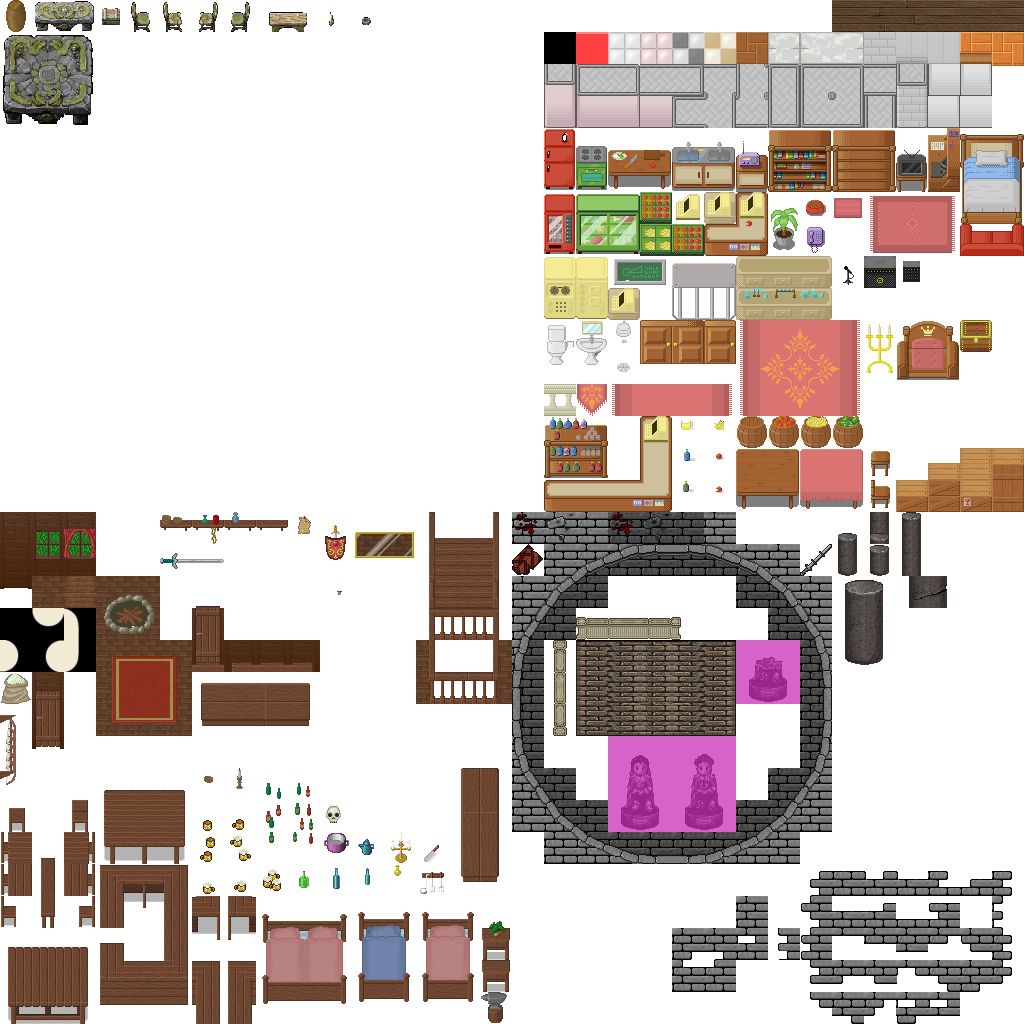
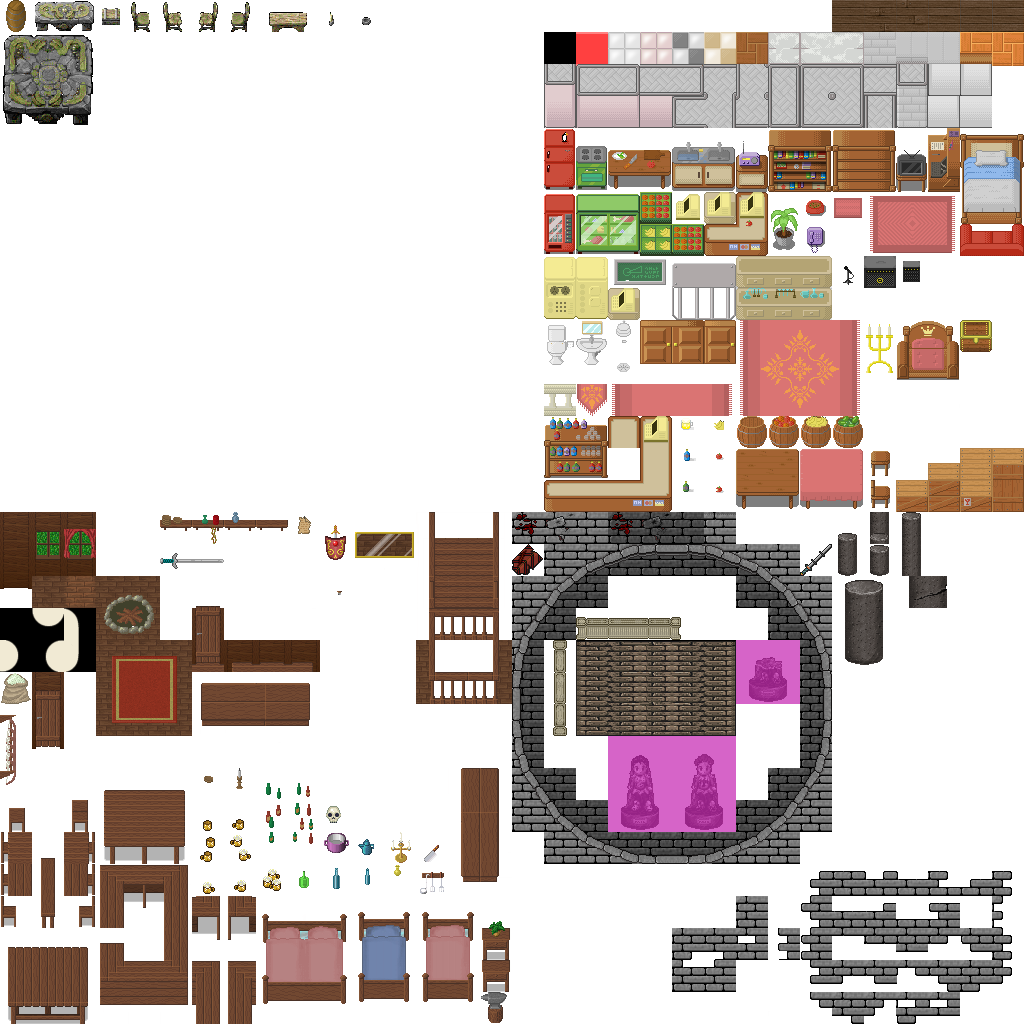
Comparing the layer stacks of the two w=1024, h=1024 images. Changes:
added layer "Eingefügte Ebene" above "Hintergrund" over bbox(608, 416, 640, 448)
